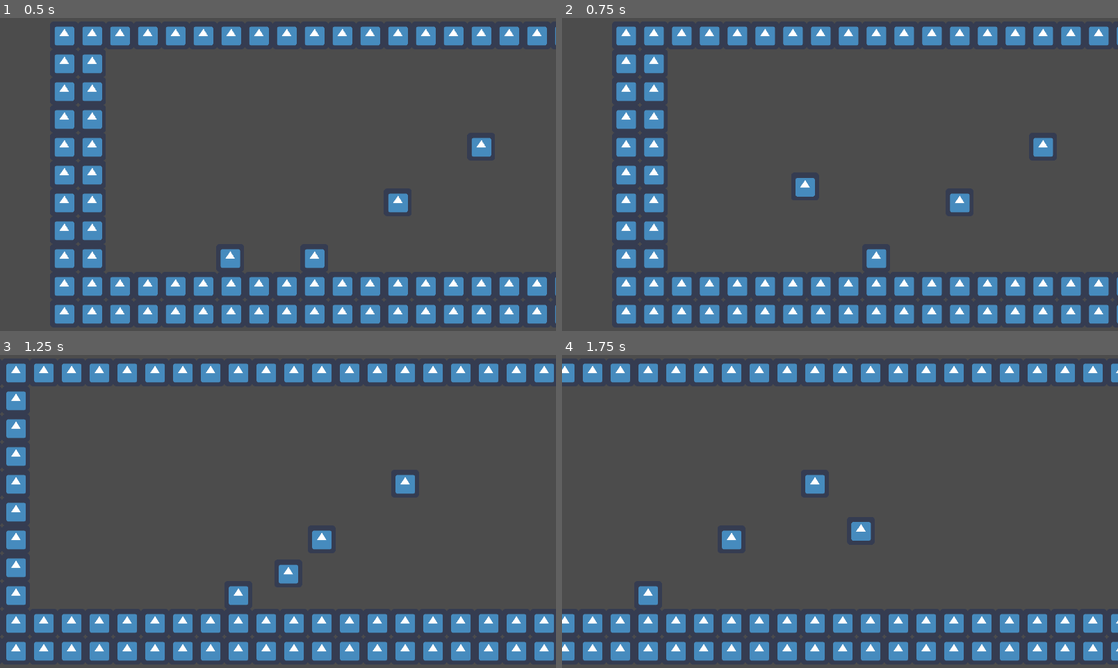
Above: before the commit, frames 1-4 (two rows, left to right).
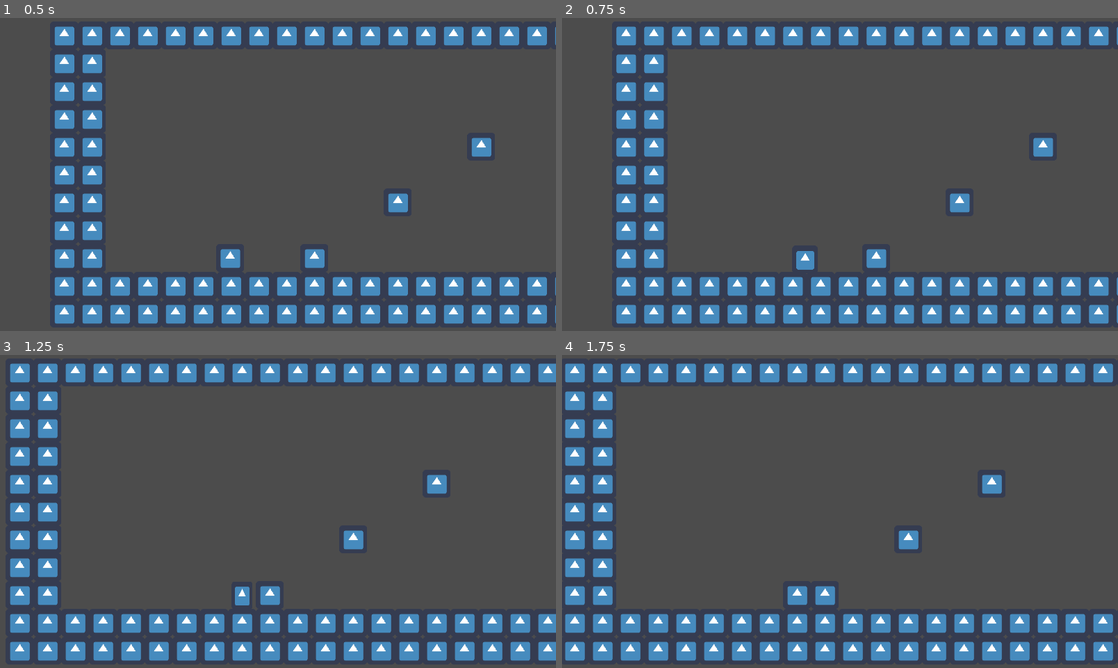
Above: after the commit, the same moments.

Repository: Haerezis/gmtk-gamejam-2022
Game: Godot game, scene res://scenes/test_camera.tscn
Two runs of this game, one before a commit and one after it. Both use one fixed random seed, a clock stepped at 60 frames per second and the inputs below. This scene is started directly instead of the project's main scene. The engine's default icon, where the game draws it, is replaced by a stand-in: a white triangle on a blue panel in a dark square.
Inputs:
- Up to frame 1 (0.5 s): no input
- Up to frame 2 (0.75 s): hold D (right) from 0.53 s (still down); hold Space (jump) from 0.53 s (still down)
- Up to frame 3 (1.25 s): keep holding D (right); keep holding Space (jump)
- Up to frame 4 (1.75 s): keep holding D (right); release Space (jump) at 1.28 s; tap Space (jump) at 1.35, 1.52 s

Frame 1 is identical in both runs. In frame 2, 0.4% of the frame differs, in the area x 42-46%, y 51-81%; in frame 3, 11%; in frame 4, 18%, in the area x 0-100%, y 2-98%.

Commit message:
idk wat to call this

Diff:
--- a/entities/HP Logic/HP Logic.tscn
+++ b/entities/HP Logic/HP Logic.tscn
@@ -1,13 +1,9 @@
-[gd_scene load_steps=3 format=2]
+[gd_scene load_steps=2 format=2]
 
 [ext_resource path="res://entities/HP Logic/HP_Logic.gd" type="Script" id=1]
-
-[sub_resource type="RectangleShape2D" id=1]
 
 [node name="HP Logic" type="Node2D"]
 script = ExtResource( 1 )
 
-[node name="hurtbox" type="Area2D" parent="."]
-
-[node name="CollisionShape2D" type="CollisionShape2D" parent="hurtbox"]
-shape = SubResource( 1 )
+[node name="i-frames" type="Timer" parent="."]
+wait_time = 0.25
--- a/entities/HP Logic/HP_Logic.gd
+++ b/entities/HP Logic/HP_Logic.gd
@@ -6,6 +6,7 @@
 # var b = "text"
 export var hp = 0
 export var max_hp = 20
+export onready var iframes = $"i-frames".wait_time
 signal die
 
 # Called when the node enters the scene tree for the first time.
@@ -15,6 +16,8 @@
 	hp -= damage
 	if hp <= 0:
 		die()
+	else:
+		$"i-frames".start()
 func heal_damage(heal):
 	hp += heal
 	if hp > max_hp :
--- a/entities/Player/player.gd
+++ b/entities/Player/player.gd
@@ -22,56 +22,79 @@
 
 
 func _physics_process(delta):
-	print(Engine.get_frames_per_second())
-	var dir = Vector2.ZERO#getting the movement direction
+#getting the movement direction
+	var dir = Vector2.ZERO
 	dir.x = (Input.get_action_strength("right") - Input.get_action_strength("left")) * delta
-	if velocity.x > 0 and Input.is_action_just_pressed("left") and not Input.is_action_just_pressed("right"): #making the player turn faster when going the other direction
+
+ #making the player turn faster when going the other direction
+	if velocity.x > 0 and Input.is_action_just_pressed("left") and not Input.is_action_just_pressed("right"):
 		dir.x = 1 * turnspeed
-	elif velocity.x < 0 and Input.is_action_just_pressed("right") and not Input.is_action_just_pressed("left"): #making the player turn faster when going the other direction
-			dir.x = -1 * turnspeed
+	if velocity.x < 0 and Input.is_action_just_pressed("right") and not Input.is_action_just_pressed("left"):
+		dir.x = -1 * turnspeed
+
+#handling movement for x axis
 	if not dir == Vector2.ZERO :
 		if is_on_floor():
 			velocity.x += dir.x * accel
 		else:
 			velocity.x += (dir.x * accel) / airspeedmodifer
 		velocity.x = clamp(velocity.x,-maxspeed,maxspeed)
+#making the player slow down when touching the ground
 	else :
 		if is_on_floor():
-			velocity.x = move_toward(velocity.x,0,accel * delta * 2.5)
-	if Input.is_action_pressed("jump") and is_on_floor() and not jumpbuffer: #handling jumping
+			velocity.x = move_toward(velocity.x,0,accel * delta * 3)
+
+#handling movement for y axis
+##jumping when on the ground
+	if Input.is_action_pressed("jump") and is_on_floor() and not jumpbuffer:
 		$AnimationPlayer.play("jump")
-		velocity.y -= sqrt(gravity) * jump * 2
+		velocity.y -= sqrt(gravity * jump * 2)
 		doublejump = true
+
+##double jump
 	elif doublejump and Input.is_action_just_pressed("jump") and not is_on_floor()  :
 		$AnimationPlayer.play("jump")
-		velocity.y -= sqrt(gravity) * jump * 2
+		velocity.y -= sqrt(gravity * jump * 2)
 		doublejump =false
 		jumpbuffer = false
+
+##buffering jump input
 	elif Input.is_action_just_pressed("jump") and not is_on_floor() and not doublejump:
 		jumpbuffer =true
+#a timer so we can buffer the input and delete it if takes longer 0.1 seconds to hit the ground
 		$"jumpbuffer timer".start()
+
+##gravity
 	elif not is_on_floor() :
 		velocity.y += gravity * delta
+##using the buffered input
 	elif jumpbuffer and is_on_floor():
-		velocity.y -= sqrt(gravity) * jump * 2
+		velocity.y -= sqrt(gravity * jump * 2)
 		jumpbuffer = false
 		doublejump = true
-	velocity = move_and_slide(velocity,Vector2.UP) #main movement function
+#main movement function
+	velocity = move_and_slide(velocity,Vector2.UP)
 # Called every frame. 'delta' is the elapsed time since the previous frame.
 #func _process(delta):
 #	pass
 
-
+#registering the ground so we can play the "lands" animation
 func _on_landing_body_entered(body):
+#this variable is here to stop the animation from playing when we first load into the scene
 	if StopLandingAnimWhenFirstStart :
 		$AnimationPlayer.play("lands")
 	else :
 		StopLandingAnimWhenFirstStart = true
 
-
+# removing the buffer because it took more than 0.1 seconds
 func _on_Timer_timeout():
 	jumpbuffer = false
 
 
+#on player death respawn
 func _on_HP_Logic_die():
-	get_tree().reload_current_scene()
+	respawn()
+
+
+func respawn():
+	pass
--- a/entities/Player/player.tscn
+++ b/entities/Player/player.tscn
@@ -89,7 +89,7 @@
 [sub_resource type="RectangleShape2D" id=4]
 extents = Vector2( 32, 2.5 )
 
-[node name="KinematicBody2D" type="KinematicBody2D"]
+[node name="player" type="KinematicBody2D"]
 collision_layer = 0
 script = ExtResource( 2 )
 
@@ -110,7 +110,6 @@
 collision_layer = 0
 
 [node name="CollisionShape2D" type="CollisionShape2D" parent="landing"]
-visible = false
 position = Vector2( 0, 37 )
 shape = SubResource( 4 )
 
--- a/entities/PlayerCamera/PlayerCamera.gd
+++ b/entities/PlayerCamera/PlayerCamera.gd
@@ -12,7 +12,7 @@
 
 
 func _process(delta):
-	self.position.x = get_parent().get_node("KinematicBody2D").position.x + 100
+	self.position.x = get_parent().get_node("player").position.x + 100
 # Called every frame. 'delta' is the elapsed time since the previous frame.
 #func _process(delta):
 #	pass
--- a/scenes/test_camera.tscn
+++ b/scenes/test_camera.tscn
@@ -39,7 +39,7 @@
 smoothing_enabled = true
 script = ExtResource( 2 )
 
-[node name="KinematicBody2D" parent="." instance=ExtResource( 1 )]
+[node name="player" parent="." instance=ExtResource( 1 )]
 position = Vector2( 286, 256 )
 maxspeed = 750
 jump = 10
